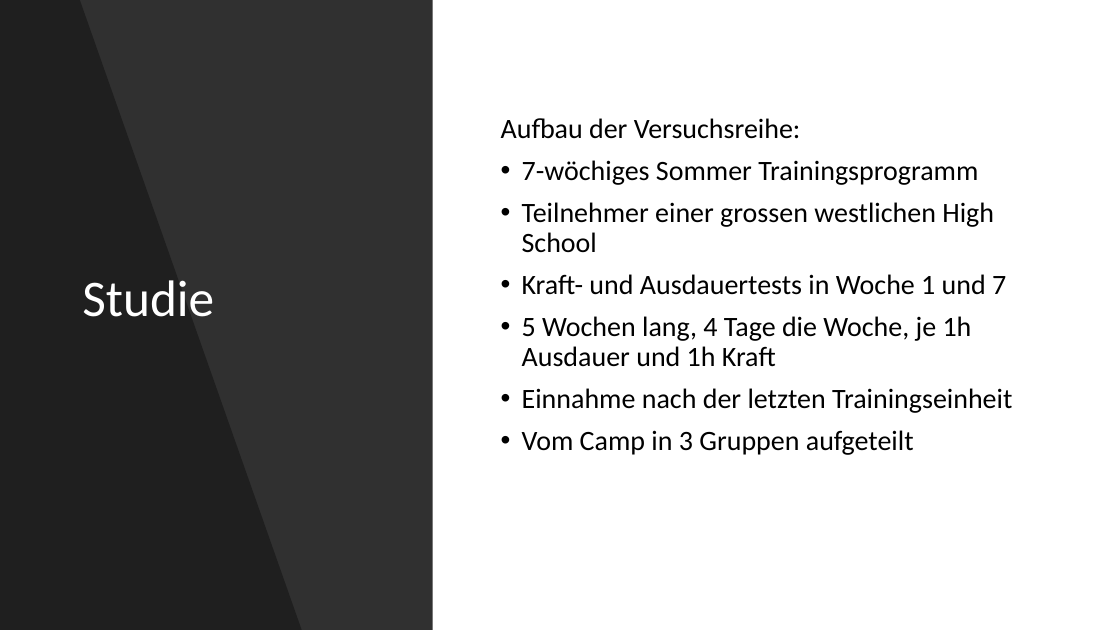
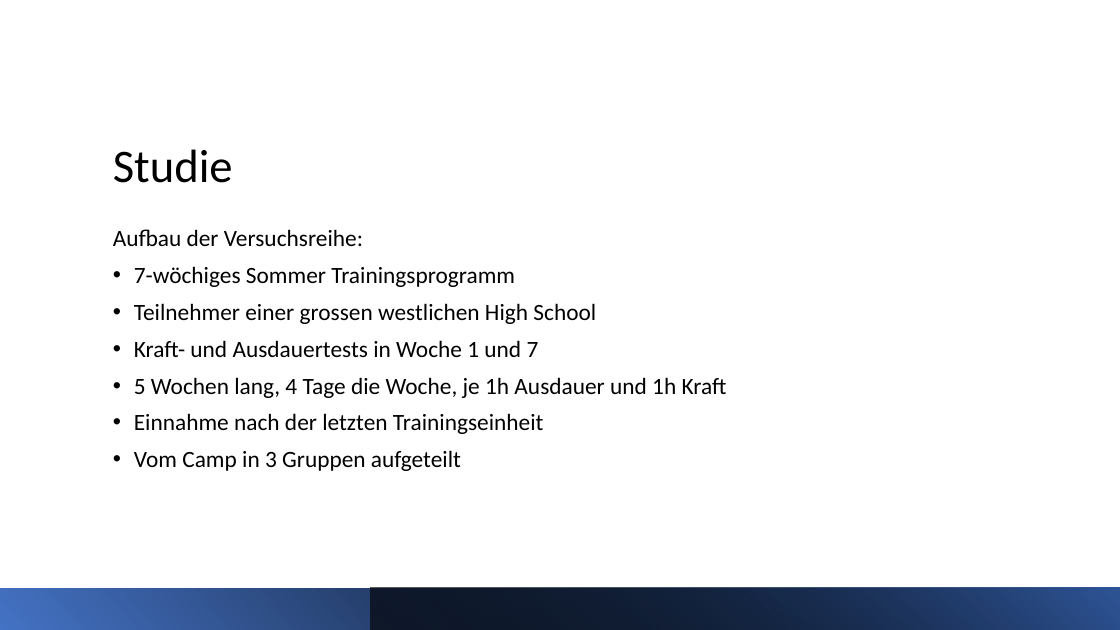
Before and after one commit to buehlpa/ChocolateMilkStudy, a slide deck: slide 6 of pp.pptx. Drawn at 1120x630 pixels with LibreOffice and Linux fonts; fonts in the diff are those of the drawing. Boxes give left, top, right and bottom in pixels: in the first picture for what was removed or moved away, otherwise in the second. Text is boxed around its words. In the diff, an @@ line names an element or a change of style, - is before the commit and + after.

```diff
--- a/pp.pptx
+++ b/pp.pptx
@@ rectangle removed at (0,0,433,630) @@
@@ freeform shape removed at (0,0,302,630) @@
@@ title "Studie": place and size @@
-title "Studie" at (82,280,214,317)
+title "Studie" at (113,149,233,183)
@@ title "Studie" at (113,149,233,183): size 44 to 40 pt, text colour #FFFFFF to #000000; vertical alignment middle to bottom @@
@@ text "Aufbau der Versuchsreihe:": place and size @@
-text "Aufbau der Versuchsreihe:" at (501,118,1012,455)
+text "Aufbau der Versuchsreihe:" at (113,229,727,471)
@@ text "Aufbau der Versuchsreihe:" at (113,229,727,471): size 24 to 20 pt; vertical alignment middle to top @@
@@ rectangle added at (0,588,1120,630), fill gradient #4472C4 to #000000 @@
@@ rectangle added at (371,588,1120,630), fill gradient #000000 to #2F5597 @@
```
Also in this commit, not shown: 10 other slides changed, 2 slides added, 2 slides removed, 5 other files.
